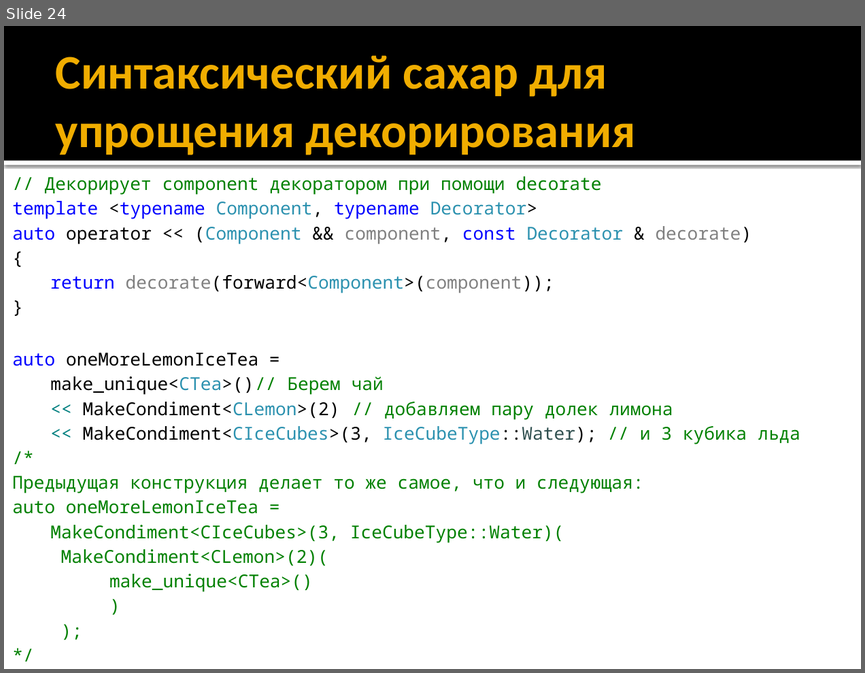
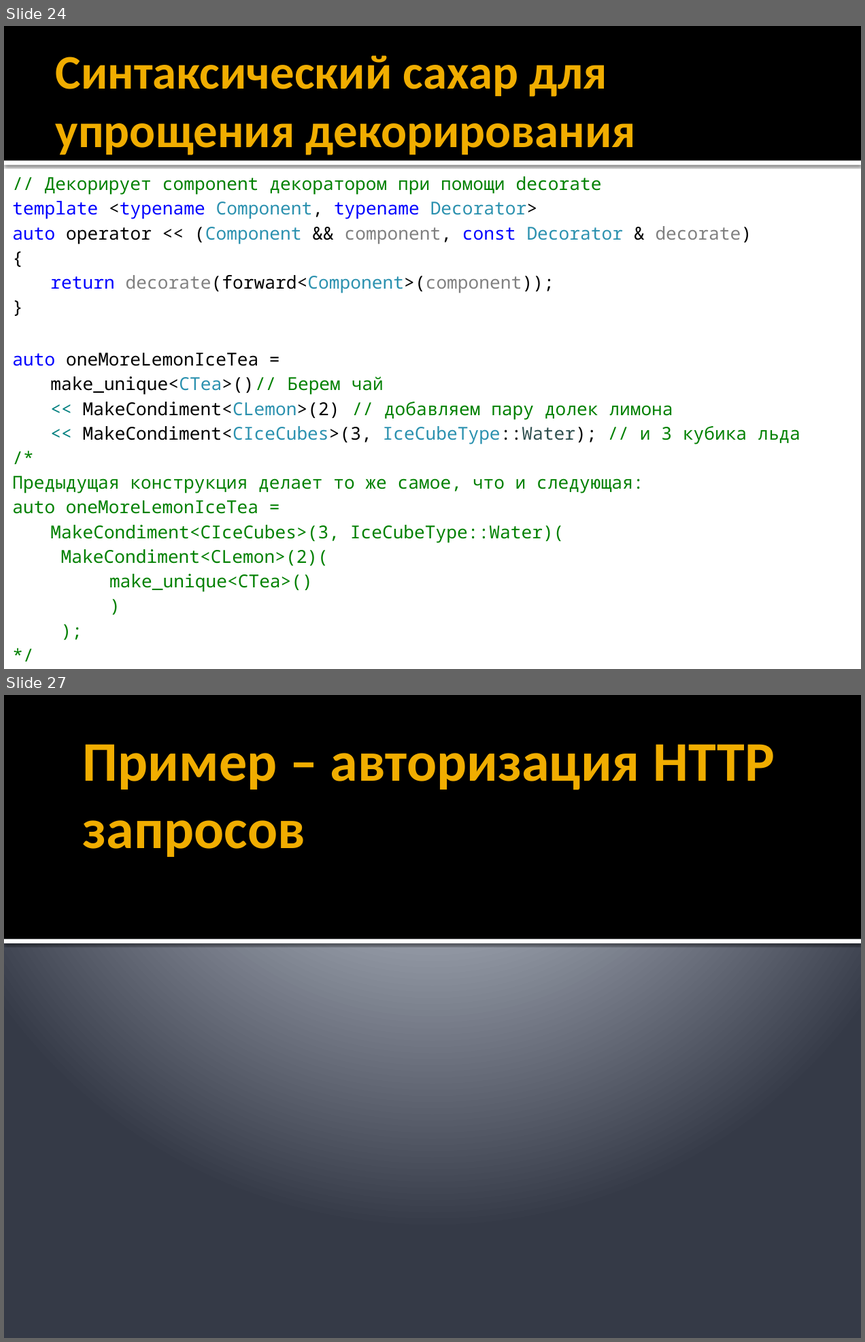
Before and after one commit to alexey-malov/ood, a slide deck: lectures/03.decorator/decorator.pptx. Shown one above the other, each under a label of ours: slide 24 before the commit, slides 24 and 27 after it; the slides between them are not shown. The pictures are 865x673 and 865x1342 pixels, drawn with LibreOffice and Linux fonts; fonts in the diff are those of the drawing. Boxes give left, top, right and bottom in pixels: in the first picture for what was removed or moved away, otherwise in the second. Text is boxed around its words. In the diff, an @@ line names an element or a change of style, - is before the commit and + after.

```diff
--- a/lectures/03.decorator/decorator.pptx
+++ b/lectures/03.decorator/decorator.pptx
@@ slide 27 added at bbox=[4, 695, 861, 1338], background gradient #C1C5D3 to #BFC4D2 to #353B47 @@
@@ rectangle added at bbox=[4, 695, 861, 939], fill #000000 @@
@@ title added at bbox=[83, 744, 774, 857], 47 pt, text #F0AD00, bold @@
+Пример – авторизация HTTP запросов
@@ rectangle added at bbox=[4, 939, 861, 943], fill #FFFFFF @@
```
Also in this commit, not shown: 1 slide removed, 4 other files.
